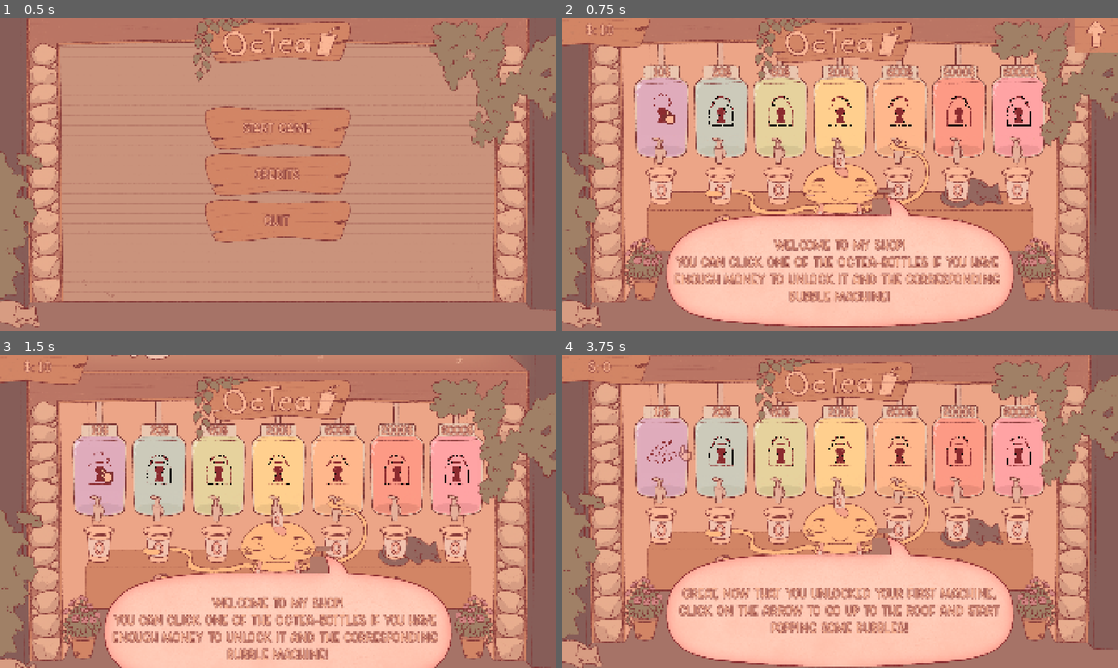
Above: before the commit, frames 1-4 (two rows, left to right).
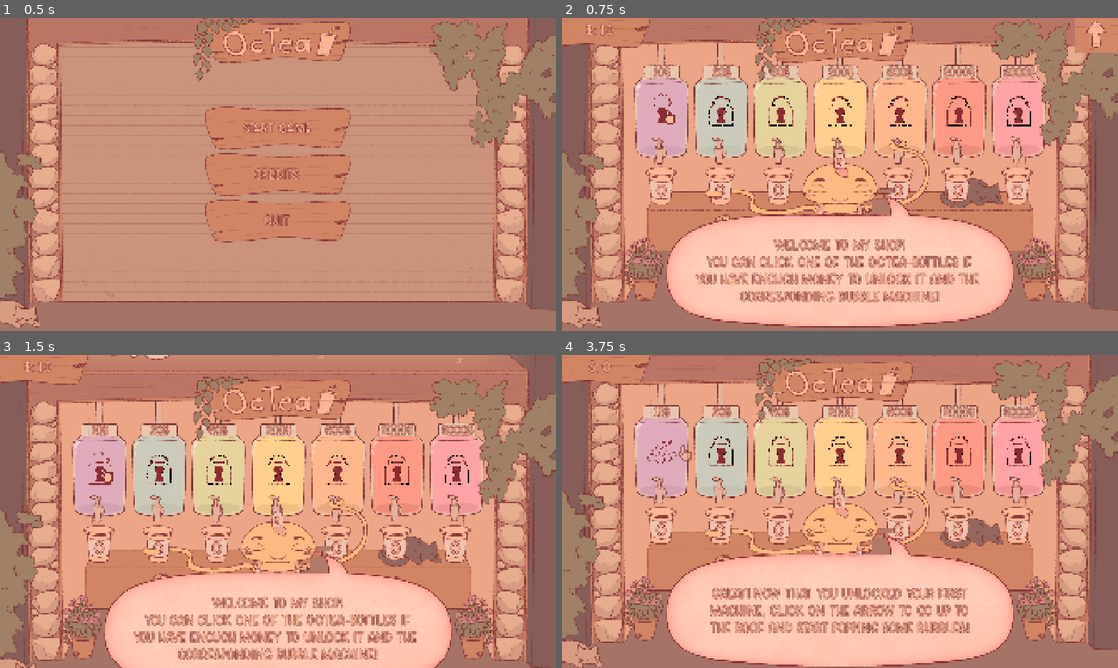
Above: after the commit, the same moments.

Repository: Spedinja/GGJ25
Game: Godot game, scene res://scenes/main_menu.tscn
Same seed, same stepped clock (60 frames per second), same inputs: the game is played once before the commit and once after it. Sound files missing from this copy of the repository are replaced by a short silence.
Inputs (mouse positions are in pixels of both pictures, inside the frame that each line leads up to):
- Up to frame 1 (0.5 s): no input
- Up to frame 2 (0.75 s): click "Start Game" at 0.5 s
- Up to frame 3 (1.5 s): click (533, 373) at 1.25 s
- Up to frame 4 (3.75 s): click (706, 574) at 2 s; click (1095, 649) at 2.75 s; click (662, 511) at 3.5 s

Frame 1 is identical in both runs. In frame 2, 3.8% of the frame differs, in the area x 20-79%, y 76-91%; in frame 3, 4.0%; in frame 4, 4.1%, in the area x 21-79%, y 74-89%.

Commit message:
reformatted tutorial speech bubbles

Diff:
--- a/scenes/tutorial/tutorial_1.tscn
+++ b/scenes/tutorial/tutorial_1.tscn
@@ -50,8 +50,8 @@
 theme = ExtResource("5_e1p1d")
 theme_override_font_sizes/font_size = 48
 text = "Welcome to my Shop!
-You can click one of the OcTea-Bottles if you have
-enough money to unlock it and the corresponding
-bubble machine!"
+You can click one of the OcTea-Bottles if
+you have enough money to unlock it and the
+corresponding bubble machine!"
 horizontal_alignment = 1
 vertical_alignment = 1
--- a/scenes/tutorial/tutorial_2.tscn
+++ b/scenes/tutorial/tutorial_2.tscn
@@ -88,9 +88,9 @@
 offset_bottom = 524.0
 theme = ExtResource("5_004jo")
 theme_override_font_sizes/font_size = 48
-text = "Great, now that you unlocked your first machine,
-click on the Arrow to go up to the roof and start
-popping some bubbles!"
+text = "Great! Now that you unlocked your first
+machine, click on the Arrow to go up to
+the roof and start popping some bubbles!"
 horizontal_alignment = 1
 vertical_alignment = 1
 
